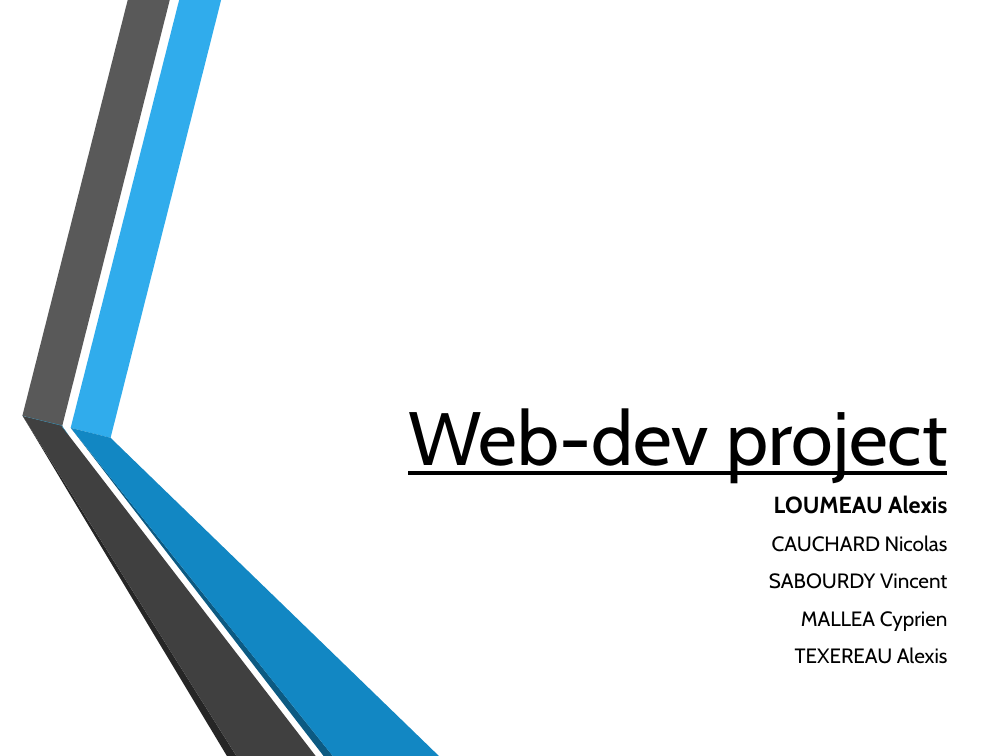
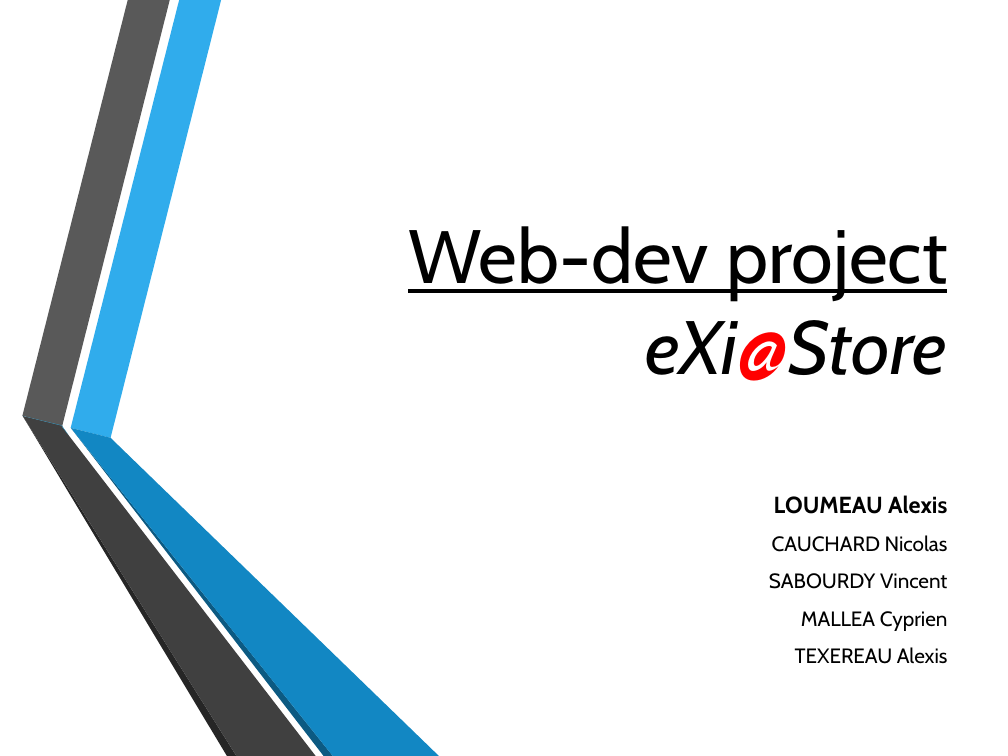
Before and after one commit to Alex4064/ProjetWeb, a slide deck: slide 1 of Documentation/Presentation project.pptx. Drawn at 1008x756 pixels with LibreOffice and Linux fonts; fonts in the diff are those of the drawing; background and template pictures are left out. Boxes give left, top, right and bottom in pixels: in the first picture for what was removed or moved away, otherwise in the second. Text is boxed around its words. In the diff, an @@ line names an element or a change of style, - is before the commit and + after.

```diff
--- a/Documentation/Presentation project.pptx
+++ b/Documentation/Presentation project.pptx
@@ title at (408,226,948,381): text changed @@
-Web-dev project
+Web-dev project
+eXi@Store
```
Also in this commit, not shown: 8 slides added, 39 other files.
